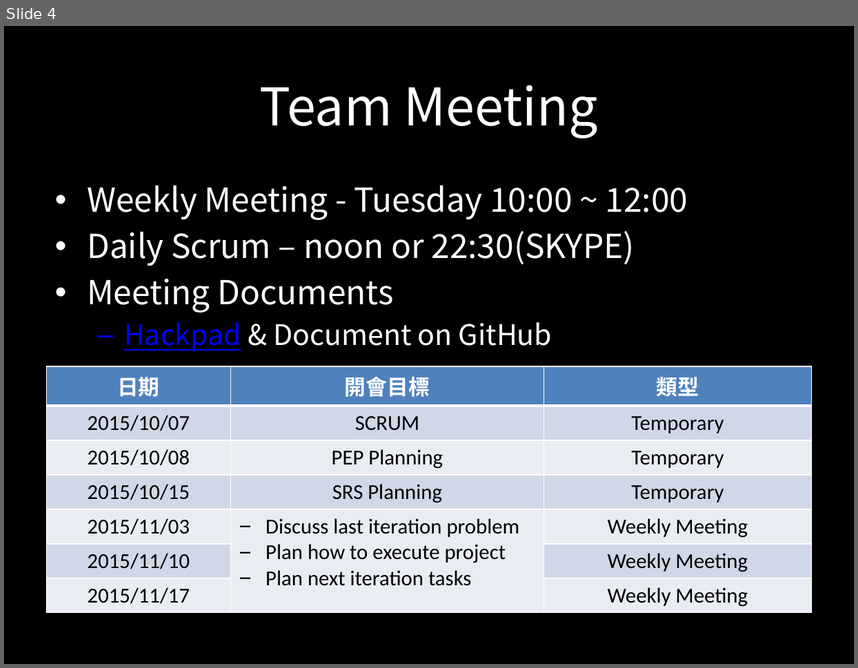
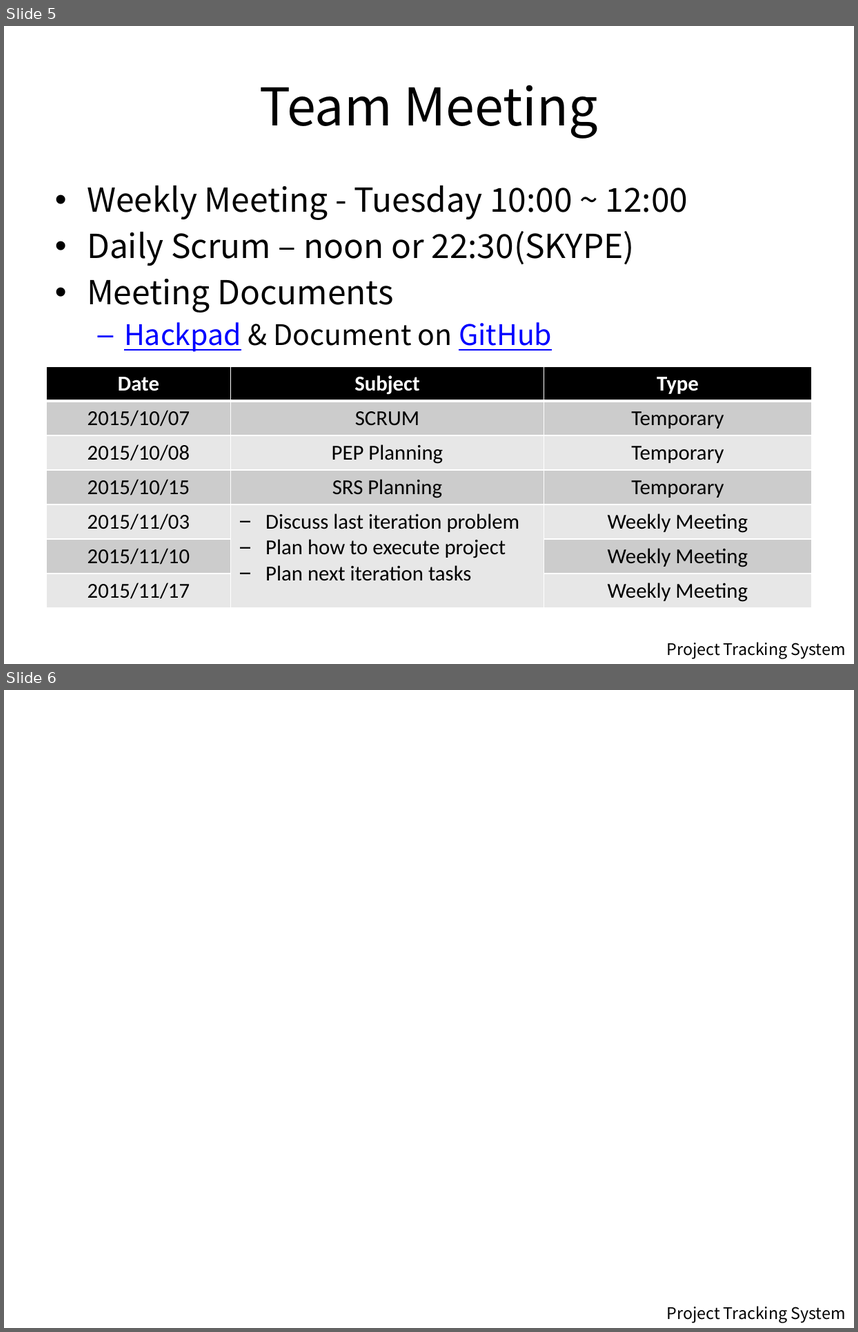
Before and after one commit to LutherTsaiTW/2015SoftwareEngineering, a slide deck: Phase01_Doc/Presentation/Presentation_20151117.pptx. Shown one above the other, each under a label of ours: slide 4 before the commit, slides 5 and 6 after it. The pictures are 858x668 and 858x1332 pixels, drawn with LibreOffice and Linux fonts; fonts in the diff are those of the drawing; background and template pictures are left out. Boxes give left, top, right and bottom in pixels: in the first picture for what was removed or moved away, otherwise in the second. Text is boxed around its words. In the diff, an @@ line names an element or a change of style, - is before the commit and + after.

```diff
--- a/Phase01_Doc/Presentation/Presentation_20151117.pptx
+++ b/Phase01_Doc/Presentation/Presentation_20151117.pptx
@@ slide 6 added at (4,690,854,1328), background picture (left out) @@
@@ text added at (667,1305,846,1323), 13.6 pt, text #000000 @@
+Project Tracking System
@@ what was slide 4 is now slide 5 @@
@@ slide 5 changed as well @@
@@ background #000000 to #FFFFFF @@
@@ title "Team Meeting" at (260,85,598,138): text colour #FFFFFF to #000000 @@
@@ text "Weekly Meeting - Tuesday 10:00 ..." at (87,185,688,352): text colour #FFFFFF to #000000 in "Weekly Meeting - Tuesday 10:00 ~ 12:00", "Daily Scrum – noon or 22:30(SKYPE)", "Meeting Documents", "& Document on"; text colour #FFFFFF to #0000FF, underline on in "GitHub" @@
@@ table at (47,366,813,608) @@
-row 1: 日期 | 開會目標 | 類型
+row 1: Date | Subject | Type
@@ fill #4F81BD to #000000 in row 1 @@
@@ fill #D0D8E8 to #CCCCCC in 8 cells @@
@@ fill #E9EDF4 to #E7E7E7 in 8 cells @@
@@ text added at (667,641,846,659), 13.6 pt, text #000000 @@
+Project Tracking System
```
Also in this commit, not shown: 6 other slides changed, 1 other slide added, 1 slide removed, 2 other files.
